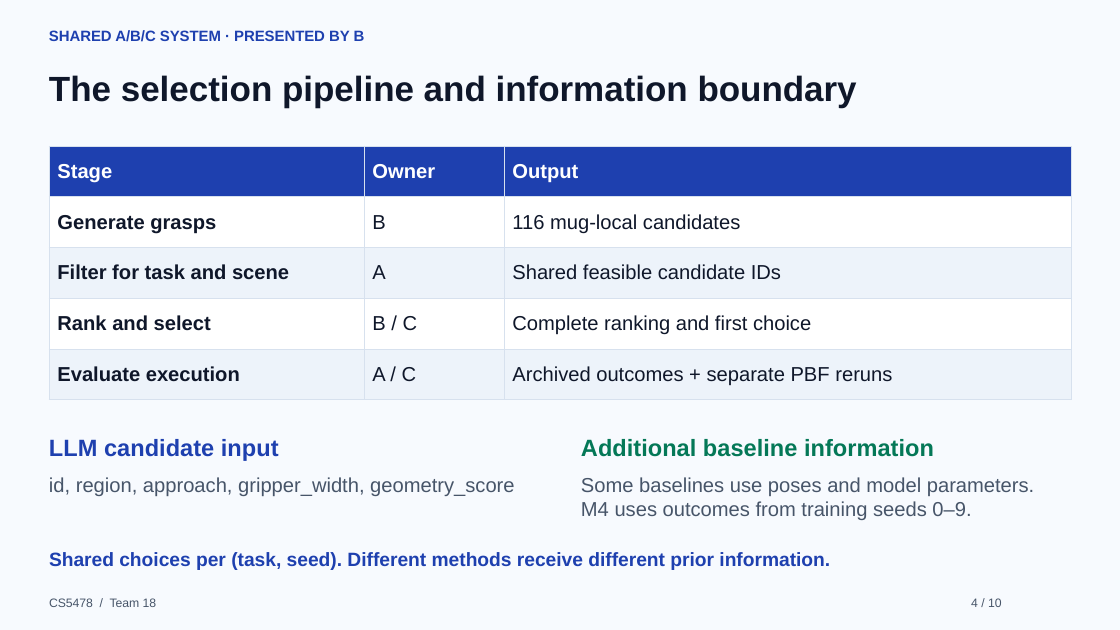
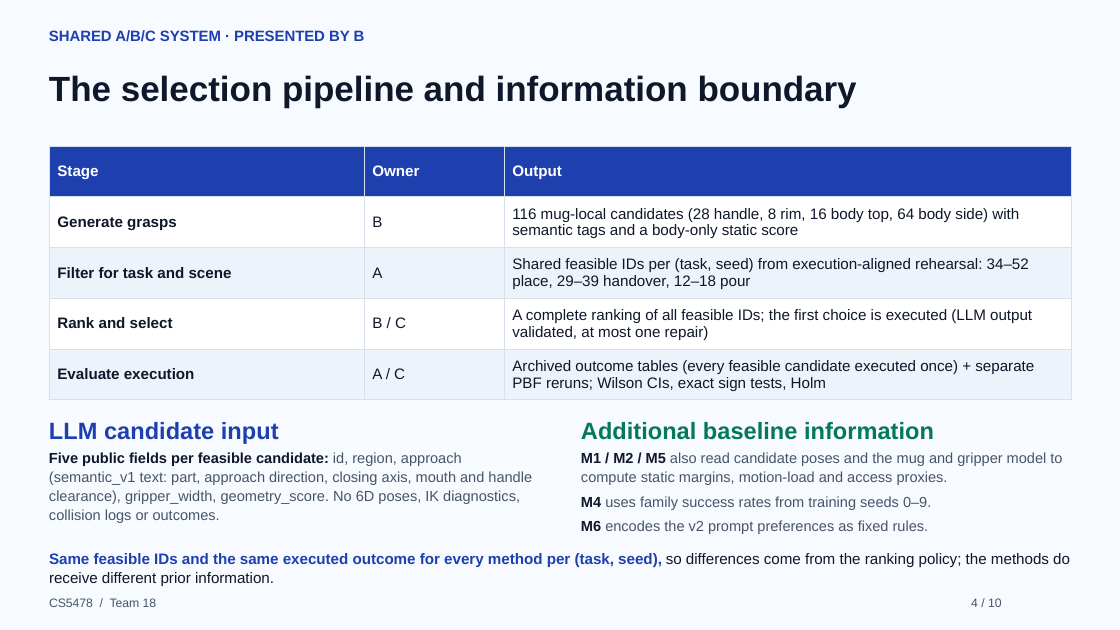
Before and after one commit to Xl440102/cs5478-task-aware-grasp-selection, a slide deck: slide 4 of presentation/CS5478_Task_Aware_Grasp_Selection_Presentation_v2.pptx. Drawn at 1120x630 pixels with LibreOffice and Linux fonts; fonts in the diff are those of the drawing. Boxes give left, top, right and bottom in pixels: in the first picture for what was removed or moved away, otherwise in the second. Text is boxed around its words. In the diff, an @@ line names an element or a change of style, - is before the commit and + after.

```diff
--- a/presentation/CS5478_Task_Aware_Grasp_Selection_Presentation_v2.pptx
+++ b/presentation/CS5478_Task_Aware_Grasp_Selection_Presentation_v2.pptx
@@ table at box(49, 146, 1071, 400) @@
-row 2, column 3: 116 mug-local candidates
+row 2, column 3: 116 mug-local candidates (28 handle, 8 rim, 16 body top, 64 body side) with semantic tags and a body-only static score
-row 3, column 3: Shared feasible candidate IDs
+row 3, column 3: Shared feasible IDs per (task, seed) from execution-aligned rehearsal: 34–52 place, 29–39 handover, 12–18 pour
-row 4, column 3: Complete ranking and first choice
+row 4, column 3: A complete ranking of all feasible IDs; the first choice is executed (LLM output validated, at most one repair)
-row 5, column 3: Archived outcomes + separate PBF reruns
+row 5, column 3: Archived outcome tables (every feasible candidate executed once) + separate PBF reruns; Wilson CIs, exact sign tests, Holm
@@ size 17.2 to 13 pt in "Stage", "Owner", "Output", "Generate grasps" and 7 more places @@
@@ text "LLM candidate input": place and size @@
-text "LLM candidate input" at box(49, 439, 279, 461)
+text "LLM candidate input" at box(49, 422, 279, 444)
@@ text "Additional baseline information": place and size @@
-text "Additional baseline information" at box(581, 439, 934, 457)
+text "Additional baseline information" at box(581, 422, 934, 440)
@@ text at box(49, 452, 532, 523): text changed; size 17.2 to 12.5 pt @@
-id, region, approach, gripper_width, geometry_score
+Five public fields per feasible candidate: id, region, approach (semantic_v1 text: part, approach direction, closing axis, mouth and handle clearance), gripper_width, geometry_score. No 6D poses, IK diagnostics, collision logs or outcomes.
@@ text at box(581, 452, 1062, 534): text changed; size 17.2 to 12.5 pt @@
-Some baselines use poses and model parameters.
-M4 uses outcomes from training seeds 0–9.
+M1 / M2 / M5 also read candidate poses and the mug and gripper model to compute static margins, motion-load and access proxies.
+M4 uses family success rates from training seeds 0–9.
+M6 encodes the v2 prompt preferences as fixed rules.
@@ text at box(49, 553, 1070, 586): text changed; size 16.5 to 13 pt; text colour #1E40AF to #0F172A; bold off @@
-Shared choices per (task, seed). Different methods receive different prior information.
+Same feasible IDs and the same executed outcome for every method per (task, seed), so differences come from the ranking policy; the methods do receive different prior information.
```
Also in this commit, not shown: 8 other slides changed, 1 other file.
